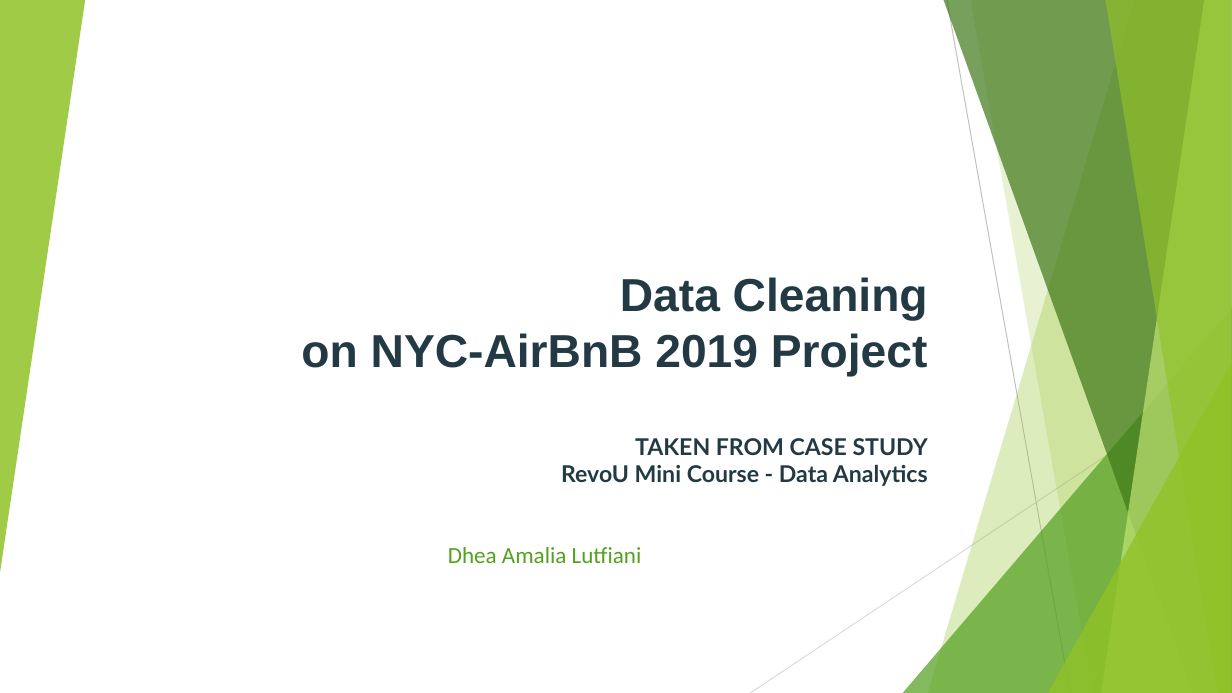
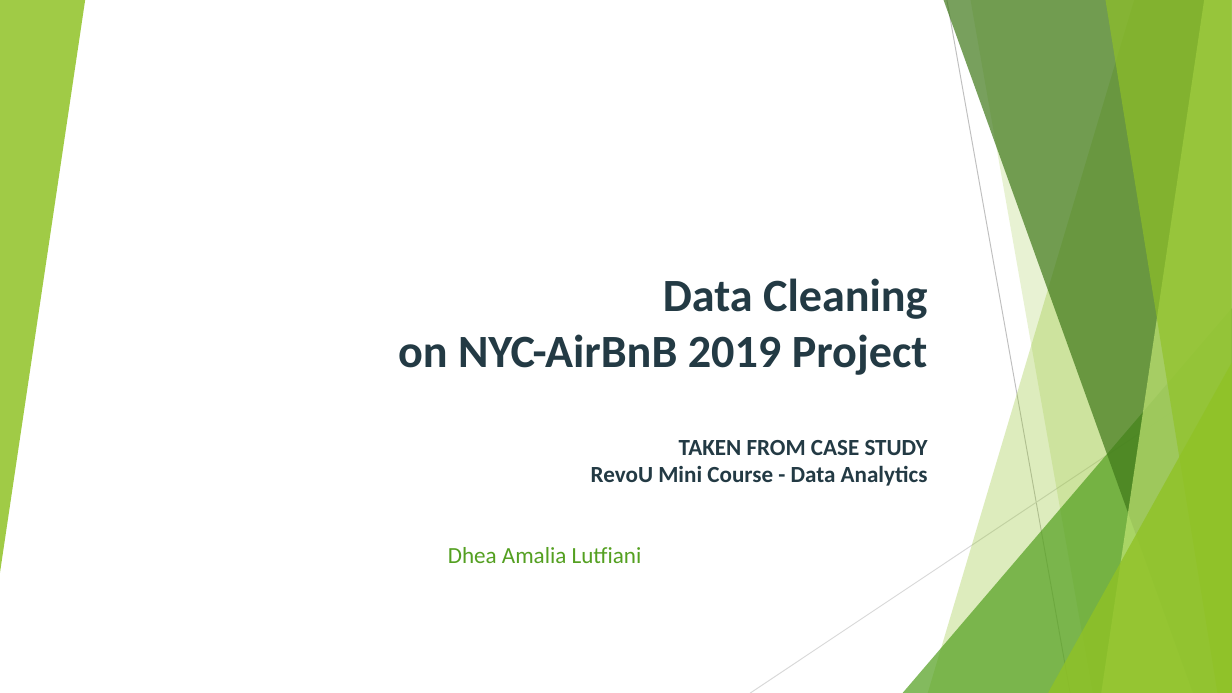
Before and after one commit to damalialutfiani/Assignment2-Data-Analytics-revou, a slide deck: slide 1 of ASSIGNMENT2.pptx. Drawn at 1232x693 pixels with LibreOffice and Linux fonts; fonts in the diff are those of the drawing. Boxes give left, top, right and bottom in pixels: in the first picture for what was removed or moved away, otherwise in the second. Text is boxed around its words. In the diff, an @@ line names an element or a change of style, - is before the commit and + after.

```diff
--- a/ASSIGNMENT2.pptx
+++ b/ASSIGNMENT2.pptx
@@ title "Data Cleaning on NYC-AirBnB 2019 ..." at (398, 278, 928, 486): font Arial to Calibri in "Data Cleaning on NYC-AirBnB 2019 Project"; font Lato to Calibri in "TAKEN FROM CASE STUDY RevoU Mini Course ..." @@
```
Also in this commit, not shown: 8 other slides changed.
